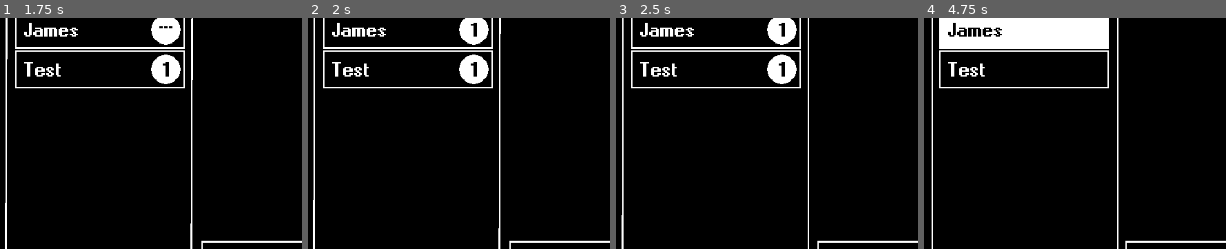
Above: before the commit, frames 1-4 (left to right).
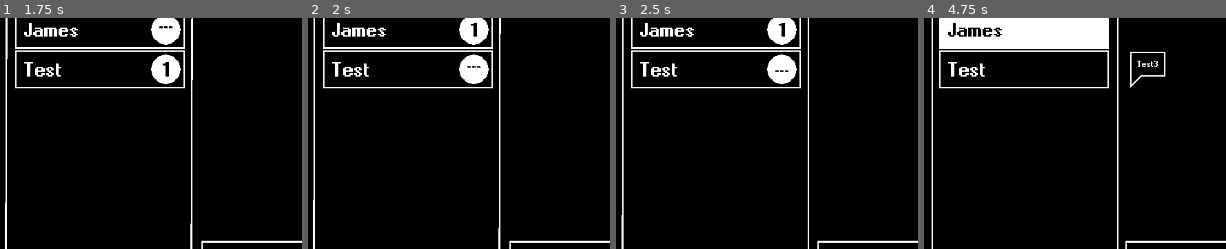
Above: after the commit, the same moments.

Repository: AdamCMunro/social-game
Game: Godot game, scene res://messenger.tscn
Same seed, same stepped clock (60 frames per second), same inputs: the game is played once before the commit and once after it. This scene is started directly instead of the project's main scene.
Inputs (mouse positions are % of the whole screen's width and height, from its top left):
- Up to frame 1 (1.75 s): tap Enter at 0.5 s; move the mouse to (17, 16) at 0.52 s; click (17, 16) at 0.67 s; move the mouse to (66, 89) at 1.27 s; click (66, 89) at 1.42 s
- Up to frame 2 (2 s): no input
- Up to frame 3 (2.5 s): move the mouse to (17, 24) at 2.02 s; click (17, 24) at 2.17 s
- Up to frame 4 (4.75 s): move the mouse to (17, 33) at 2.77 s; click (17, 33) at 2.92 s; move the mouse to (17, 41) at 3.52 s; click (17, 41) at 3.67 s; move the mouse to (26, 35) at 4.27 s; click (26, 35) at 4.42 s
The pictures show only the part of the screen within x 0-50%, y 30-80%; the shares and areas given below are measured in that part.

Frame 1 is identical in both runs. In frame 2, 0.1% of the frame differs, in the area x 52-58%, y 19-26%; in frame 3, 0.1%; in frame 4, 0.5%, in the area x 68-81%, y 14-31%.
Error before the commit: Invalid access of index '-1' on a base object of type: 'Array'. (res://messenger.gd:319)
Error after the commit: Invalid access of index '-1' on a base object of type: 'Array'. (res://messenger.gd:323)

Commit message:
added friction to scroll, opting for a velocity based system

Diff:
--- a/social-game/chat_logs/test.json
+++ b/social-game/chat_logs/test.json
@@ -1,5 +1,75 @@
 [{"seed":[""],
 "delay":0.1,
 "typing":1,
-"body":"Testydoo",
-"options":[]}]
+"body":"Test1",
+"options":[]},
+{"seed":[""],
+"delay":0.1,
+"typing":1,
+"body":"Test2",
+"options":[]},
+{"seed":[""],
+"delay":0.1,
+"typing":1,
+"body":"Test3",
+"options":[]},
+{"seed":[""],
+"delay":0.1,
+"typing":1,
+"body":"Test4",
+"options":[]},
+{"seed":[""],
+"delay":0.1,
+"typing":1,
+"body":"Test5",
+"options":[]},
+{"seed":[""],
+"delay":0.1,
+"typing":1,
+"body":"Test6",
+"options":[]},
+{"seed":[""],
+"delay":0.1,
+"typing":1,
+"body":"Test7",
+"options":[]},
+{"seed":[""],
+"delay":0.1,
+"typing":1,
+"body":"Test8",
+"options":[]},
+{"seed":[""],
+"delay":0.1,
+"typing":1,
+"body":"Test9",
+"options":[]},
+{"seed":[""],
+"delay":0.1,
+"typing":1,
+"body":"Test10",
+"options":[]},
+{"seed":[""],
+"delay":0.1,
+"typing":1,
+"body":"Test11",
+"options":[]},
+{"seed":[""],
+"delay":0.1,
+"typing":1,
+"body":"Test12",
+"options":[]},
+{"seed":[""],
+"delay":0.1,
+"typing":1,
+"body":"Test13",
+"options":[]},
+{"seed":[""],
+"delay":0.1,
+"typing":1,
+"body":"Test14",
+"options":[]},
+{"seed":[""],
+"delay":0.1,
+"typing":1,
+"body":"Test15",
+"options":[]},]
--- a/social-game/messenger.gd
+++ b/social-game/messenger.gd
@@ -12,9 +12,10 @@
 @onready var player_message_scene = preload("res://player_message.tscn")
 @onready var message_scene = preload("res://message.tscn")
 
-@export var mac_scroll_speed = 5.0
+@export var mac_scroll_speed = 7.5
 @export var win_scroll_speed = 22.5
-@onready var scroll_target_y: float = container_position.y
+var velocity: float
+var friction = 0.8
 var smooth_speed = 0.5
 var return_speed = 0.2
 var upper_limit
@@ -27,6 +28,7 @@
 var typing = false
 var repeat = false
 var scrolling = false
+var scroll_return = false
 var messages_moving = false
 
 var prev_message
@@ -59,7 +61,7 @@
 	upper_limit = current_container_position.y + $Messages/Container.size.y - 1200
 
 	if scrolling and not messages_moving:
-		$Messages/Container.position.y = lerp($Messages/Container.position.y, scroll_target_y, smooth_speed)
+		$Messages/Container.position.y = lerp($Messages/Container.position.y, $Messages/Container.position.y + (velocity * 0.85), smooth_speed)
 
 func _option1():
 	chosen_option_text = option1.full_text
@@ -143,14 +145,16 @@
 
 func _scroll_messages(amount):
 	if (upper_limit - lower_limit) > 0:
+		var scroll_position = $Messages/Container.position.y
 		scrolling = true
-		if scroll_target_y + amount <= lower_limit:
-			scroll_target_y = lower_limit
-			scroll_target_y = lower_limit
-		elif scroll_target_y + amount >= upper_limit:
-			scroll_target_y = upper_limit
+		if scroll_position + velocity + amount <= lower_limit:
+			$Messages/Container.position.y = lower_limit
+			velocity = 0
+		elif scroll_position + velocity + amount >= upper_limit:
+			$Messages/Container.position.y = upper_limit
+			velocity = 0
 		else:
-			scroll_target_y += amount
+			velocity += amount
 
 
 func _show_sending_text():
